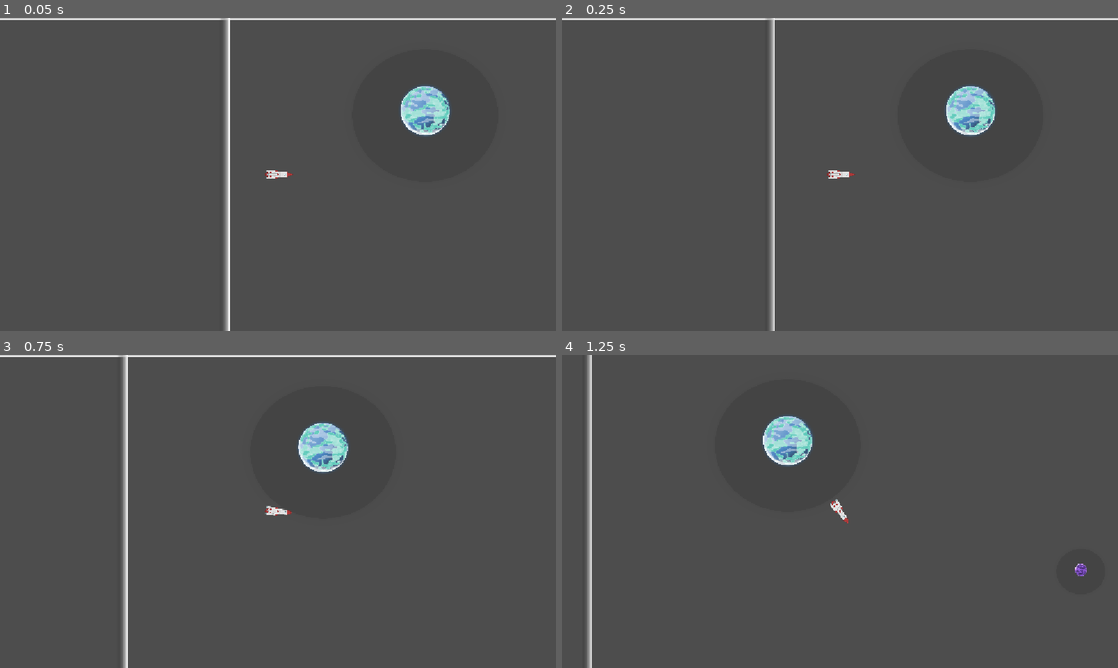
Above: before the commit, frames 1-4 (two rows, left to right).
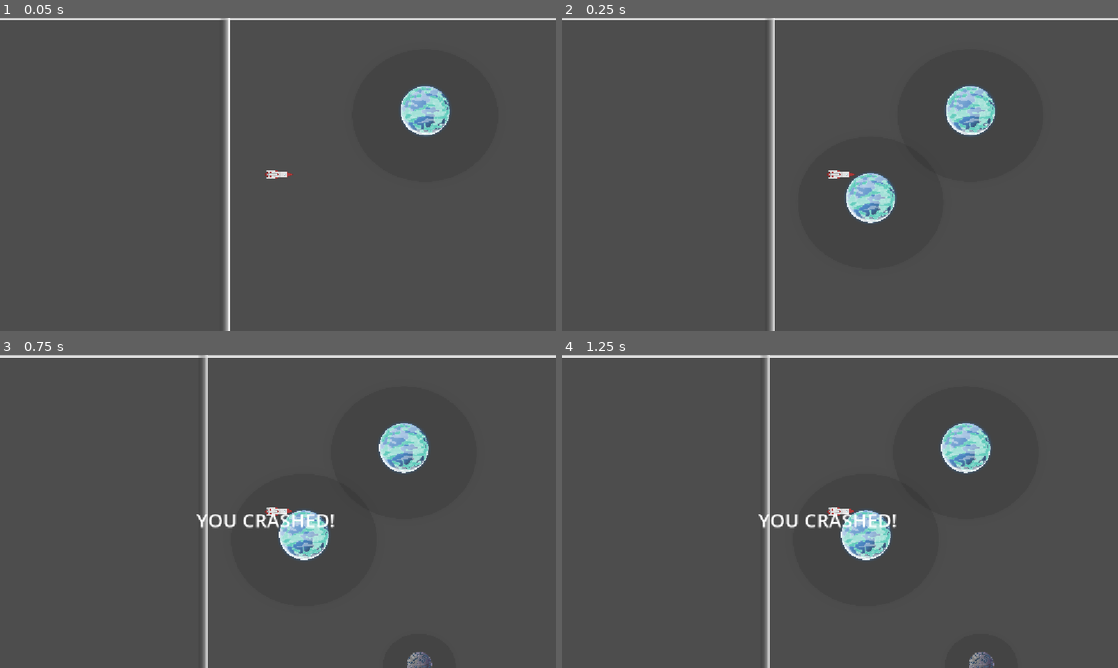
Above: after the commit, the same moments.

Repository: gilad905/space-jam
Game: Godot game, scene res://scenes/main.tscn
Same seed, same stepped clock (60 frames per second), same inputs: the game is played once before the commit and once after it.
Inputs:
- Up to frame 1 (0.05 s): no input
- Up to frame 2 (0.25 s): no input
- Up to frame 3 (0.75 s): hold Right (right) from 0.53 s (still down)
- Up to frame 4 (1.25 s): keep holding Right (right)

Frame 1 is identical in both runs. In frame 2, 1.2% of the frame differs, in the area x 51-78%, y 21-66%; in frame 3, 6.0%; in frame 4, 6.6%, in the area x 0-100%, y 0-100%.

Commit message:
fixed crash

Diff:
--- a/src/project.godot
+++ b/src/project.godot
@@ -31,6 +31,8 @@
 left={
 "deadzone": 0.2,
 "events": [Object(InputEventKey,"resource_local_to_scene":false,"resource_name":"","device":-1,"window_id":0,"alt_press …(195 unchanged characters)…
+, Object(InputEventJoypadMotion,"resource_local_to_scene":false,"resource_name":"","device":-1,"axis":0,"axis_value":-1.0,"script":null)
+, Object(InputEventJoypadButton,"resource_local_to_scene":false,"resource_name":"","device":-1,"button_index":13,"pressure":0.0,"pressed":true,"script":null)
 , Object(InputEventKey,"resource_local_to_scene":false,"resource_name":"","device":-1,"window_id":0,"alt_pressed":false …(186 unchanged characters)…
 ]
 }
@@ -38,6 +40,8 @@
 "deadzone": 0.2,
 "events": [Object(InputEventKey,"resource_local_to_scene":false,"resource_name":"","device":-1,"window_id":0,"alt_press …(195 unchanged characters)…
 , Object(InputEventKey,"resource_local_to_scene":false,"resource_name":"","device":-1,"window_id":0,"alt_pressed":false …(186 unchanged characters)…
+, Object(InputEventJoypadMotion,"resource_local_to_scene":false,"resource_name":"","device":-1,"axis":0,"axis_value":1.0,"script":null)
+, Object(InputEventJoypadButton,"resource_local_to_scene":false,"resource_name":"","device":-1,"button_index":14,"pressure":0.0,"pressed":true,"script":null)
 ]
 }
 
--- a/src/scenes/main.tscn
+++ b/src/scenes/main.tscn
@@ -37,6 +37,8 @@
 [node name="Main" type="Node2D" unique_id=62847045]
 script = ExtResource("1_jyhfs")
 planet_scenes = Array[PackedScene]([ExtResource("3_85g3d"), ExtResource("5_choun"), ExtResource("4_jyhfs")])
+map_size = Vector2(3000, 3000)
+planet_count = 20
 
 [node name="Goal" type="Area2D" parent="." unique_id=1630456284 groups=["walls"]]
 position = Vector2(2533, 364)
--- a/src/scripts/main.gd
+++ b/src/scripts/main.gd
@@ -171,12 +171,15 @@
 
 func _on_boundaries_body_entered(body: Node2D) -> void:
 	if body.is_in_group("player"):
-		$hud/losing.visible = true
-		$Sounds/AudImpact.play()
-		$Sounds/AudExplosion.play()
-		$Sounds/AudThrusterFire.stop()
-		$Sounds/AudSpaceEngine.stop()
-		self.call_deferred("_restart")
+		crash()
+
+func crash() -> void:
+	$hud/losing.visible = true
+	$Sounds/AudImpact.play()
+	$Sounds/AudExplosion.play()
+	$Sounds/AudThrusterFire.stop()
+	$Sounds/AudSpaceEngine.stop()
+	self.call_deferred("_restart")
 
 func _restart() -> void:
 	$Player._freeze()
--- a/src/scripts/player.gd
+++ b/src/scripts/player.gd
@@ -22,8 +22,7 @@
 
 func _on_body_entered(body: Node) -> void:
 	if body.is_in_group("walls"):
-		$"../hud/losing".visible = true
-		$"..".call_deferred("_restart")
+		$"..".call_deferred("crash")
 
 func _freeze() -> void:
 	freeze = true
